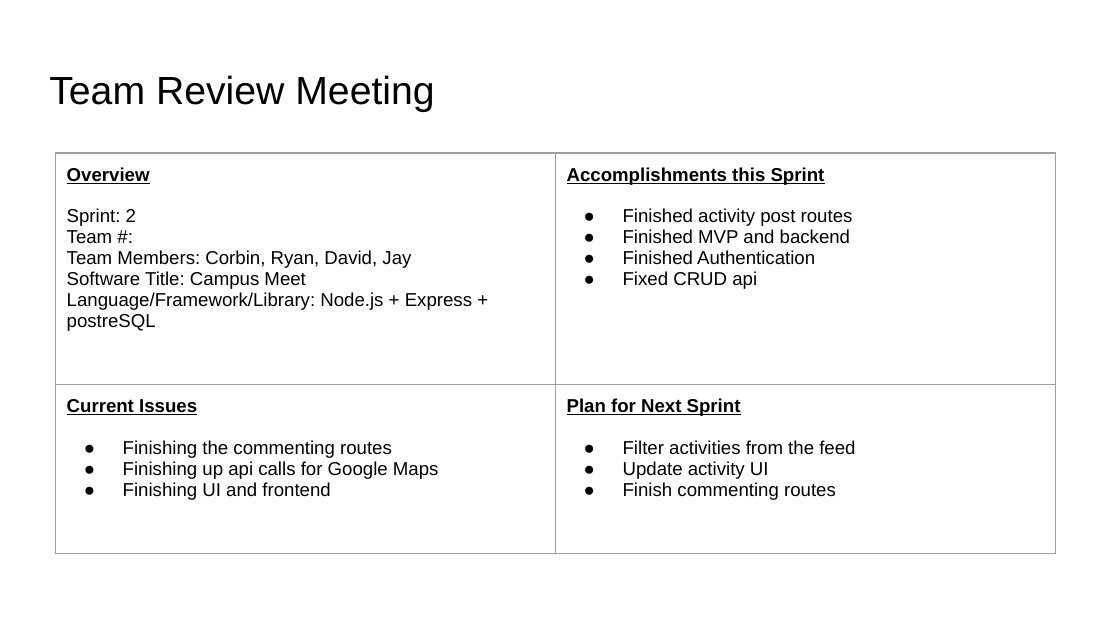
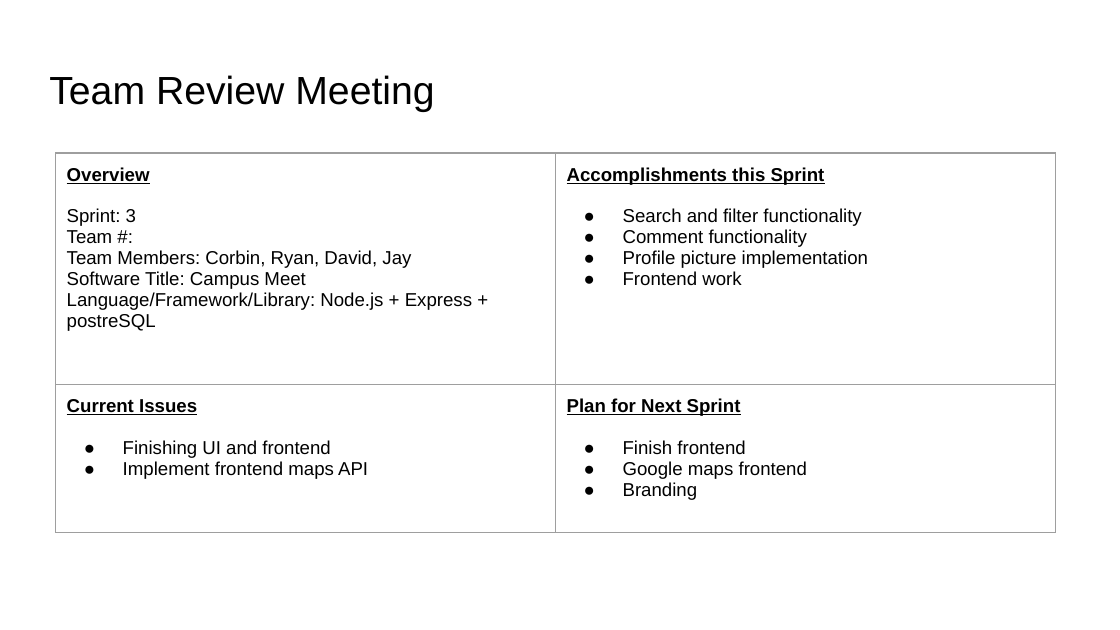
Before and after one commit to davidav5000/team7repo, a slide deck: slide 1 of team_review.pptx. Drawn at 1120x630 pixels with LibreOffice and Linux fonts; fonts in the diff are those of the drawing. Boxes give left, top, right and bottom in pixels: in the first picture for what was removed or moved away, otherwise in the second. Text is boxed around its words. In the diff, an @@ line names an element or a change of style, - is before the commit and + after.

Commit message:
updated presentation

```diff
--- a/team_review.pptx
+++ b/team_review.pptx
@@ table at [56,153,1055,557] @@
-row 1, column 1: Overview / Sprint: 2 / Team #: / Team Members: Corbin, Ryan, David, Jay / Software Title: Campus Meet / Language/Framework/Library: Node.js + Express + postreSQL
+row 1, column 1: Overview / Sprint: 3 / Team #: / Team Members: Corbin, Ryan, David, Jay / Software Title: Campus Meet / Language/Framework/Library: Node.js + Express + postreSQL
-row 1, column 2: Accomplishments this Sprint / Finished activity post routes / Finished MVP and backend / Finished Authentication / Fixed CRUD api
+row 1, column 2: Accomplishments this Sprint / Search and filter functionality / Comment functionality / Profile picture implementation / Frontend work
-row 2, column 1: Current Issues / Finishing the commenting routes / Finishing up api calls for Google Maps / Finishing UI and frontend
+row 2, column 1: Current Issues / Finishing UI and frontend / Implement frontend maps API
-row 2, column 2: Plan for Next Sprint / Filter activities from the feed / Update activity UI / Finish commenting routes
+row 2, column 2: Plan for Next Sprint / Finish frontend / Google maps frontend / Branding
```
